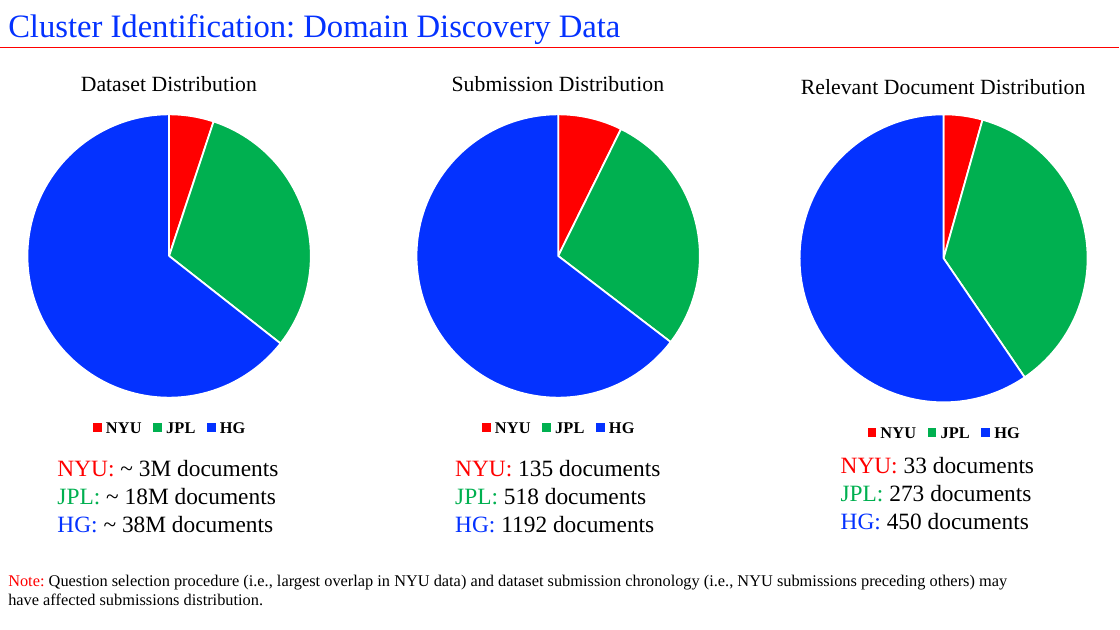
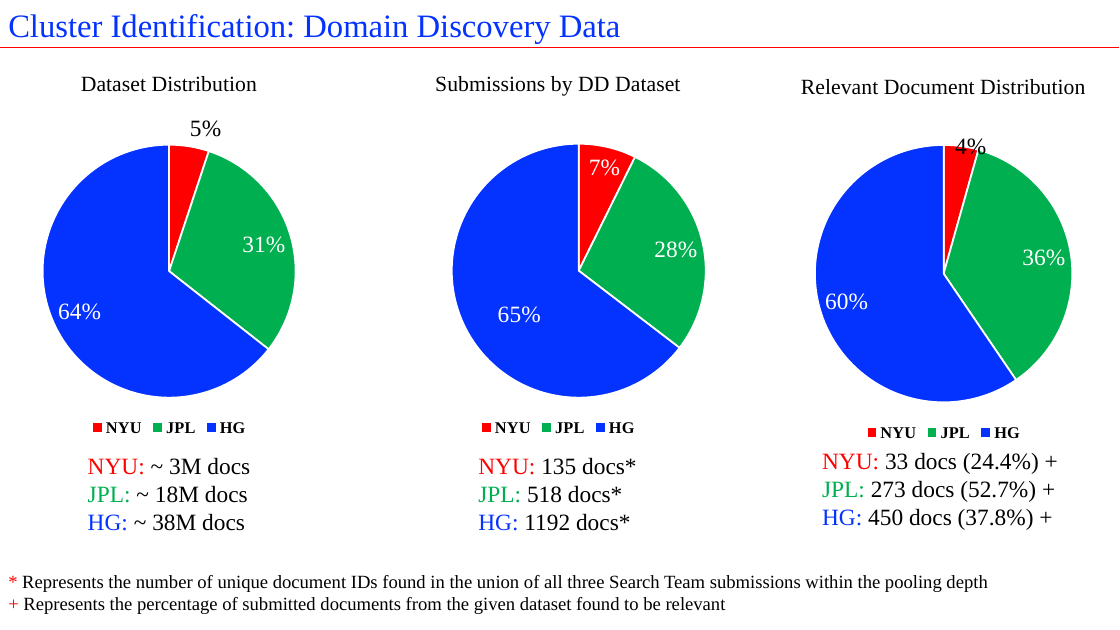
Before and after one commit to istresearch/qpr-fall-2016-eval, a slide deck: slide 17 of evaluation/Fall_2016_QPR_Post_Hoc.pptx (slide 15 before the commit). Drawn at 1120x630 pixels with LibreOffice and Linux fonts; fonts in the diff are those of the drawing. Boxes give left, top, right and bottom in pixels: in the first picture for what was removed or moved away, otherwise in the second. Text is boxed around its words. In the diff, an @@ line names an element or a change of style, - is before the commit and + after.

```diff
--- a/evaluation/Fall_2016_QPR_Post_Hoc.pptx
+++ b/evaluation/Fall_2016_QPR_Post_Hoc.pptx
@@ pie chart at (0,54,397,440) @@
@@ data labels of Series 1 added @@
@@ pie chart at (331,54,786,440) @@
@@ title "Submission Distribution " to "Submissions by DD Dataset " @@
@@ data labels of Series 1 added @@
@@ pie chart at (717,59,1120,445) @@
@@ data labels of Series 1 added @@
@@ text at (88,457,250,531): text changed @@
-NYU: ~ 3M documents
-JPL: ~ 18M documents
-HG: ~ 38M documents
+NYU: ~ 3M docs
+JPL: ~ 18M docs
+HG: ~ 38M docs
@@ text at (478,457,636,531): text changed @@
-NYU: 135 documents
-JPL: 518 documents
-HG: 1192 documents
+NYU: 135 docs* JPL: 518 docs*
+HG: 1192 docs*
@@ text at (822,452,1039,530): text changed @@
-NYU: 33 documents
-JPL: 273 documents
-HG: 450 documents
+NYU: 33 docs (24.4%) +
+JPL: 273 docs (52.7%) +
+HG: 450 docs (37.8%) +
@@ text at (22,575,987,614): text changed; size 14 to 16 pt @@
-Note: Question selection procedure (i.e., largest overlap in NYU data) and dataset submission chronology (i.e., NYU submissions preceding others) may have affected submissions distribution.
+* Represents the number of unique document IDs found in the union of all three Search Team submissions within the pooling depth
++ Represents the percentage of submitted documents from the given dataset found to be relevant
```
Also in this commit, not shown: 29 other slides changed, 9 slides added, 2 other files.
